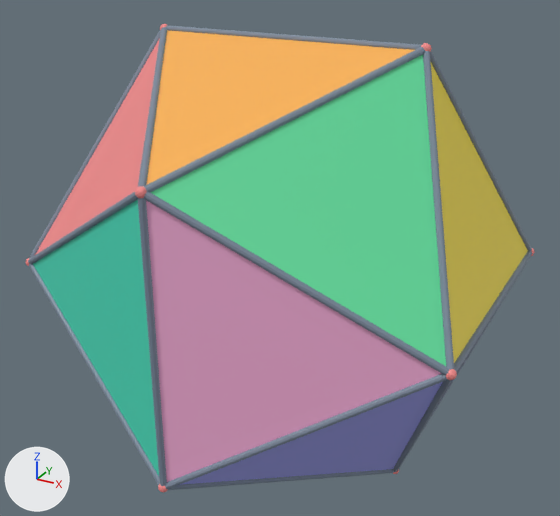
The glTF model models/haimuoimat.glb, before and after one commit.
One viewpoint serves both versions: a 50 mm camera at (0.653, -1.682, 0.597) aimed at (-0.006, -0.484, -0.002). Every picture has the same lights, and +X, +Y and +Z are marked at lower left. The first picture is the older version. Where no turn or scale is listed for an object, it has been applied to the vertices.

Before the edit, the objects in view are built like this:
```python
ob_geometry_0 = bpy.data.objects.new('geometry_0', me_geometry_0)
ob_geometry_0.location = (0.0, 0.0, 0.0)
ob_geometry_1 = bpy.data.objects.new('geometry_1', me_geometry_1)
ob_geometry_1.location = (0.0, 0.0, 0.0)
ob_geometry_10 = bpy.data.objects.new('geometry_10', me_geometry_10)
ob_geometry_10.location = (0.0, 0.0, 0.0)
ob_geometry_15 = bpy.data.objects.new('geometry_15', me_geometry_15)
ob_geometry_15.location = (0.0, 0.0, 0.0)
ob_geometry_19 = bpy.data.objects.new('geometry_19', me_geometry_19)
ob_geometry_19.location = (0.0, 0.0, 0.0)
ob_geometry_24 = bpy.data.objects.new('geometry_24', me_geometry_24)
ob_geometry_24.location = (0.0, 0.0, 0.0)
ob_geometry_5 = bpy.data.objects.new('geometry_5', me_geometry_5)
ob_geometry_5.location = (0.0, 0.0, 0.0)
ob_geometry_6 = bpy.data.objects.new('geometry_6', me_geometry_6)
ob_geometry_6.location = (0.0, 0.0, 0.0)
# also in view: 'geometry_42' at (-0.204, -0.81, 0.126); 'geometry_27' at (0.33, -0.354, 0.204); 'geometry_48' at (0.408, -0.48, 0.0); 'geometry_41' at (0.204, -0.81, 0.126); 'geometry_40' at (-0.204, -0.81, -0.126)
```
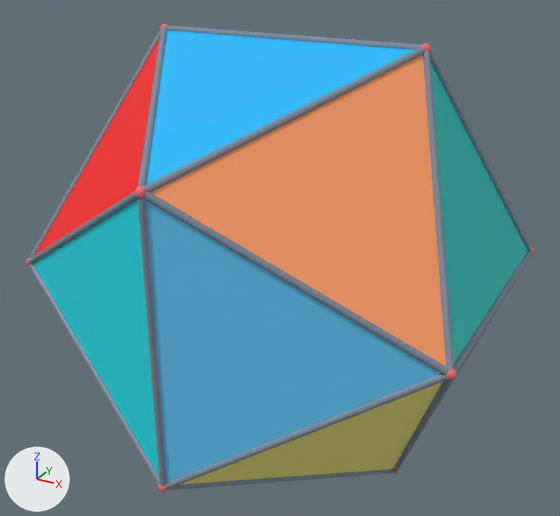
Edits to the scene script, one JSON object a line:
```json
{"block": "me_geometry_0", "where": "me_geometry_0.from_pydata(...)  # 3 vertices, 1 face; spans x -0.408..0.0, y -0.888..-0.48, z 0.0..0.408"}
{"block": "me_geometry_0", "where": "# used by ob_geometry_0; location = (0.0, 0.0, 0.0)"}
{"block": "me_geometry_0", "change": "me_geometry_0 part 1: 1 face centred in x -0.22, y -0.7, z 0.22 is repainted in the vertex colours; the middle colour goes from pink #f88d8d to red #ff0000"}
{"block": "me_geometry_1", "where": "me_geometry_1.from_pydata(...)  # 3 vertices, 1 face; spans x -0.252..0.252, y -0.888..-0.48, z 0.252..0.408"}
{"block": "me_geometry_1", "where": "# used by ob_geometry_1; location = (0.0, 0.0, 0.0)"}
{"block": "me_geometry_1", "change": "me_geometry_1 part 2: 1 face centred in x 0.0, y -0.616, z 0.356 is repainted in the vertex colours; the middle colour goes from orange #fcb353 to cyan #00bcff"}
{"block": "me_geometry_5", "where": "me_geometry_5.from_pydata(...)  # 3 vertices, 1 face; spans x 0.0..0.408, y -0.888..-0.48, z 0.0..0.408"}
{"block": "me_geometry_5", "where": "# used by ob_geometry_5; location = (0.0, 0.0, 0.0)"}
{"block": "me_geometry_5", "change": "me_geometry_5 part 3: 1 face centred in x 0.22, y -0.7, z 0.22 is repainted in the vertex colours; the middle colour goes from green #66e4a3 to orange #ff9e66"}
{"block": "me_geometry_6", "where": "me_geometry_6.from_pydata(...)  # 3 vertices, 1 face; spans x -0.408..0.0, y -0.888..-0.732, z -0.252..0.252"}
{"block": "me_geometry_6", "where": "# used by ob_geometry_6; location = (0.0, 0.0, 0.0)"}
{"block": "me_geometry_6", "change": "me_geometry_6 part 4: 1 face centred in x -0.136, y -0.836, z 0.0 is repainted in the vertex colours; the middle colour goes from cyan #47ddbc to cyan #00dfeb"}
{"block": "me_geometry_10", "where": "me_geometry_10.from_pydata(...)  # 3 vertices, 1 face; spans x 0.0..0.408, y -0.888..-0.48, z -0.408..0.0"}
{"block": "me_geometry_10", "where": "# used by ob_geometry_10; location = (0.0, 0.0, 0.0)"}
{"block": "me_geometry_10", "change": "me_geometry_10 part 5: 1 face centred in x 0.22, y -0.7, z -0.22 is repainted in the vertex colours; the middle colour goes from blue #a7aaf9 to yellow #fff684"}
{"block": "me_geometry_15", "where": "me_geometry_15.from_pydata(...)  # 3 vertices, 1 face; spans x 0.0..0.408, y -0.888..-0.732, z -0.252..0.252"}
{"block": "me_geometry_15", "where": "# used by ob_geometry_15; location = (0.0, 0.0, 0.0)"}
{"block": "me_geometry_15", "change": "me_geometry_15 part 6: 1 face centred in x 0.136, y -0.836, z 0.0 is repainted in the vertex colours; the middle colour goes from pink #fab2dc to blue #65cafa"}
{"block": "me_geometry_19", "where": "me_geometry_19.from_pydata(...)  # 3 vertices, 1 face; spans x 0.252..0.408, y -0.732..-0.228, z 0.0..0.408"}
{"block": "me_geometry_19", "where": "# used by ob_geometry_19; location = (0.0, 0.0, 0.0)"}
{"block": "me_geometry_19", "change": "me_geometry_19 part 7: 1 face centred in x 0.356, y -0.48, z 0.136 is repainted in the vertex colours; the middle colour goes from yellow #fde751 to cyan #00cac1"}
```

What differs and where, as boxes (x1, y1, x2, y2) in the pictures (560 x 516 px):
```json
{"part": 1, "of": "me_geometry_0", "change": "recoloured", "before": [35, 38, 160, 255], "after": [35, 38, 160, 255], "on screen": "pink to red"}
{"part": 2, "of": "me_geometry_1", "change": "recoloured", "before": [146, 30, 414, 185], "after": [146, 30, 414, 185], "on screen": "orange to cyan"}
{"part": 3, "of": "me_geometry_5", "change": "recoloured", "before": [150, 55, 446, 366], "after": [150, 55, 446, 366], "on screen": "green to orange"}
{"part": 4, "of": "me_geometry_6", "change": "recoloured", "before": [33, 200, 159, 475], "after": [33, 200, 159, 475]}
{"part": 5, "of": "me_geometry_10", "change": "recoloured", "before": [180, 382, 442, 485], "after": [180, 382, 442, 485], "on screen": "blue to yellow"}
{"part": 6, "of": "me_geometry_15", "change": "recoloured", "before": [146, 200, 442, 482], "after": [146, 200, 442, 482], "on screen": "pink to blue"}
{"part": 7, "of": "me_geometry_19", "change": "recoloured", "before": [431, 63, 528, 363], "after": [431, 63, 528, 363], "on screen": "yellow to cyan"}
```
